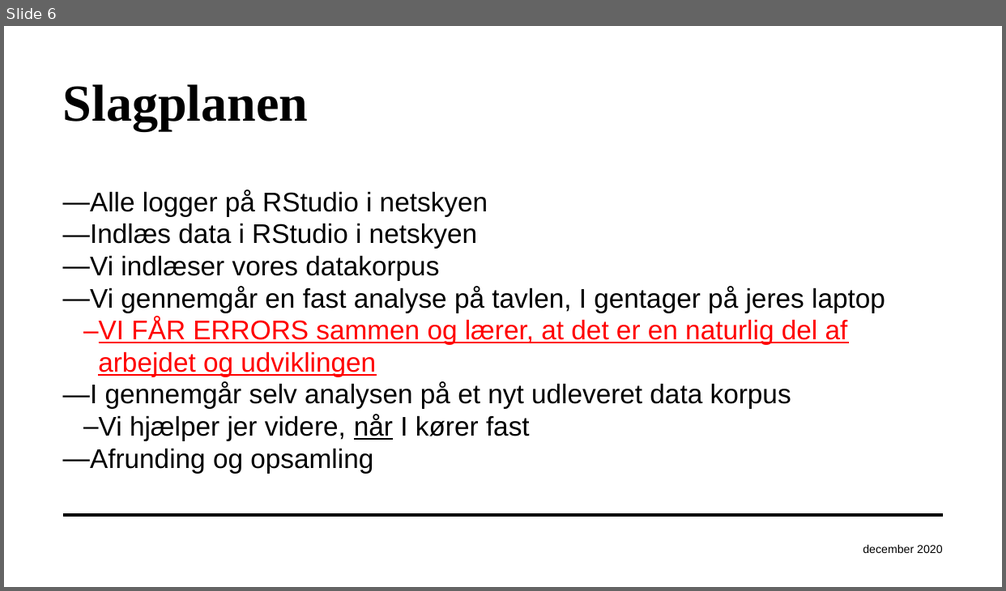
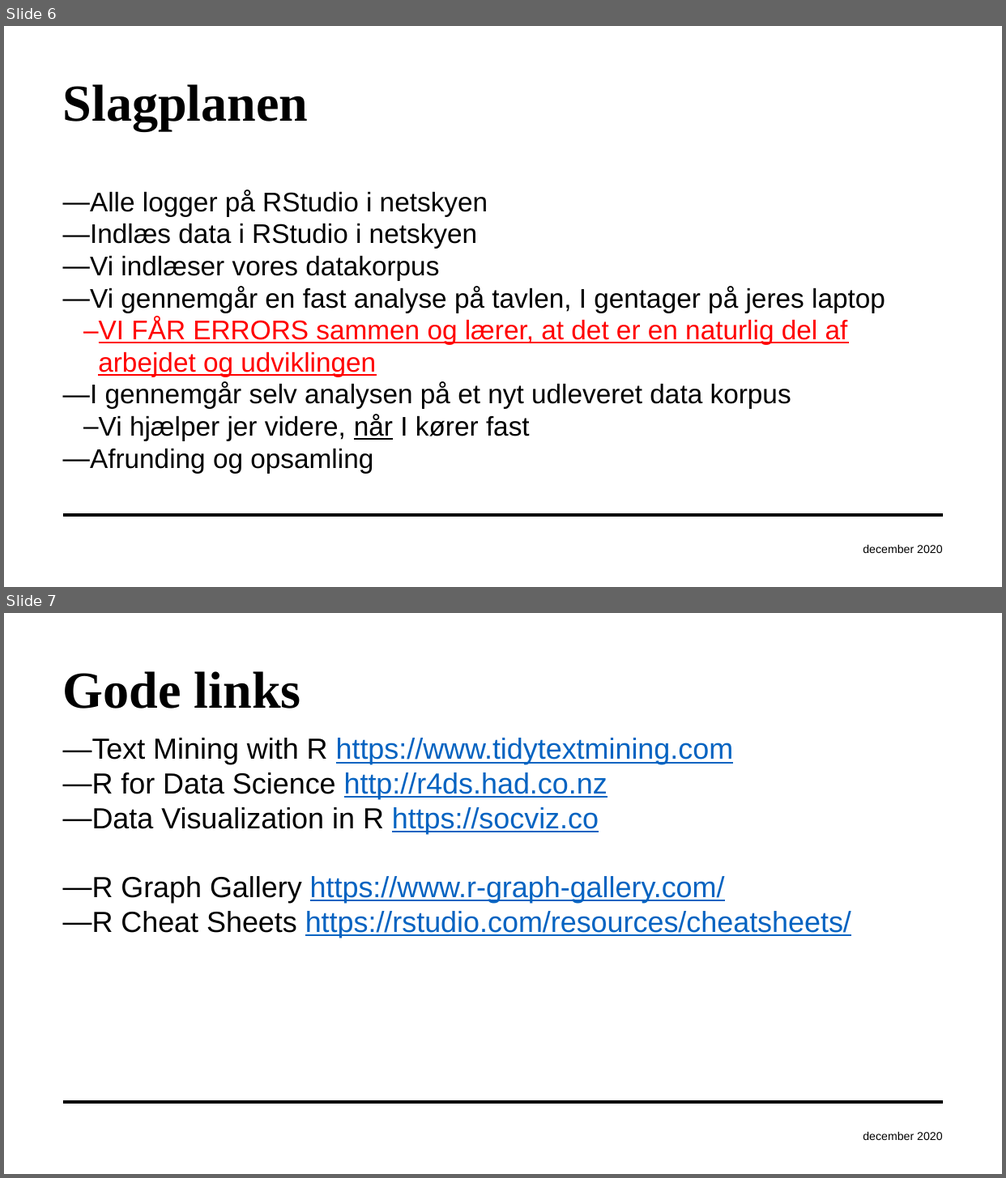
Before and after one commit to maxodsbjerg/LargeAudienceTextMiningIntro, a slide deck: LATMI_20201215.pptx. Shown one above the other, each under a label of ours: slide 6 before the commit, slides 6 and 7 after it. The pictures are 1006x591 and 1006x1178 pixels, drawn with LibreOffice and Linux fonts; fonts in the diff are those of the drawing; background and template pictures are left out. Boxes give left, top, right and bottom in pixels: in the first picture for what was removed or moved away, otherwise in the second. Text is boxed around its words. In the diff, an @@ line names an element or a change of style, - is before the commit and + after.

```diff
--- a/LATMI_20201215.pptx
+++ b/LATMI_20201215.pptx
@@ slide 7 added at (4, 613, 1002, 1174), background #FFFFFF; not listed: 1 template element that a slide beside it also shows @@
@@ title added at (63, 671, 301, 709), 50 pt, text #000000, bold @@
+Gode links
@@ text added at (63, 738, 851, 938), 28 pt, text #0563C1, underline @@
+― Text Mining with R https://www.tidytextmining.com
+― R for Data Science http://r4ds.had.co.nz
+― Data Visualization in R https://socviz.co
+― R Graph Gallery https://www.r-graph-gallery.com/
+― R Cheat Sheets https://rstudio.com/resources/cheatsheets/
@@ text added at (863, 1131, 942, 1140), 11 pt, text #000000 @@
+december 2020
```
Also in this commit, not shown: 2 slides changed.
